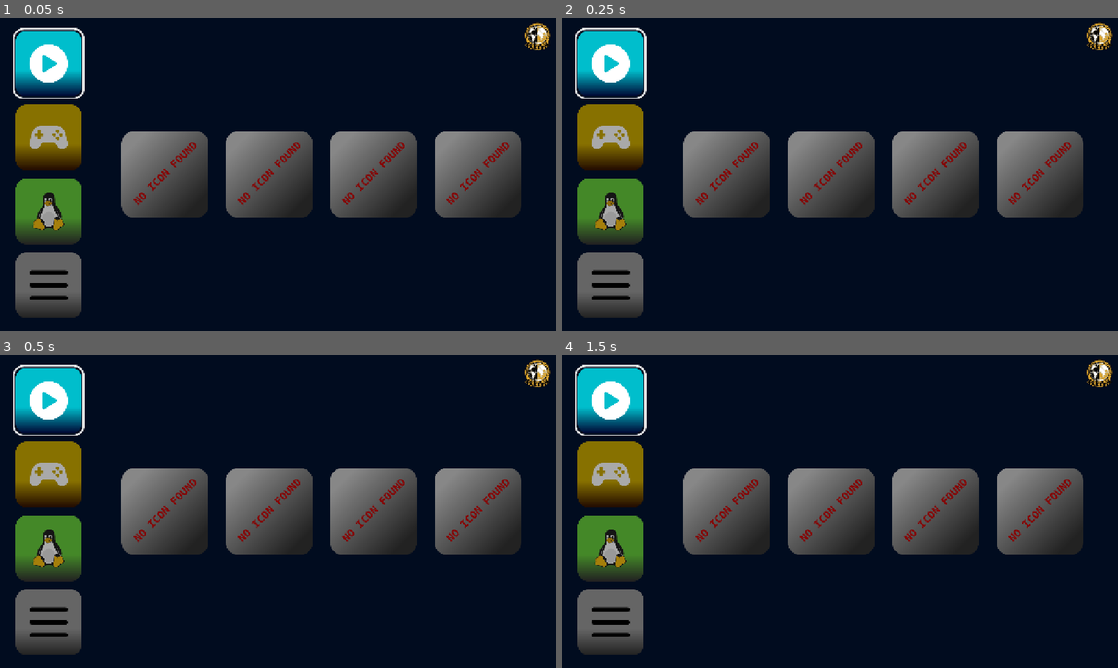
Above: before the commit, frames 1-4 (two rows, left to right).
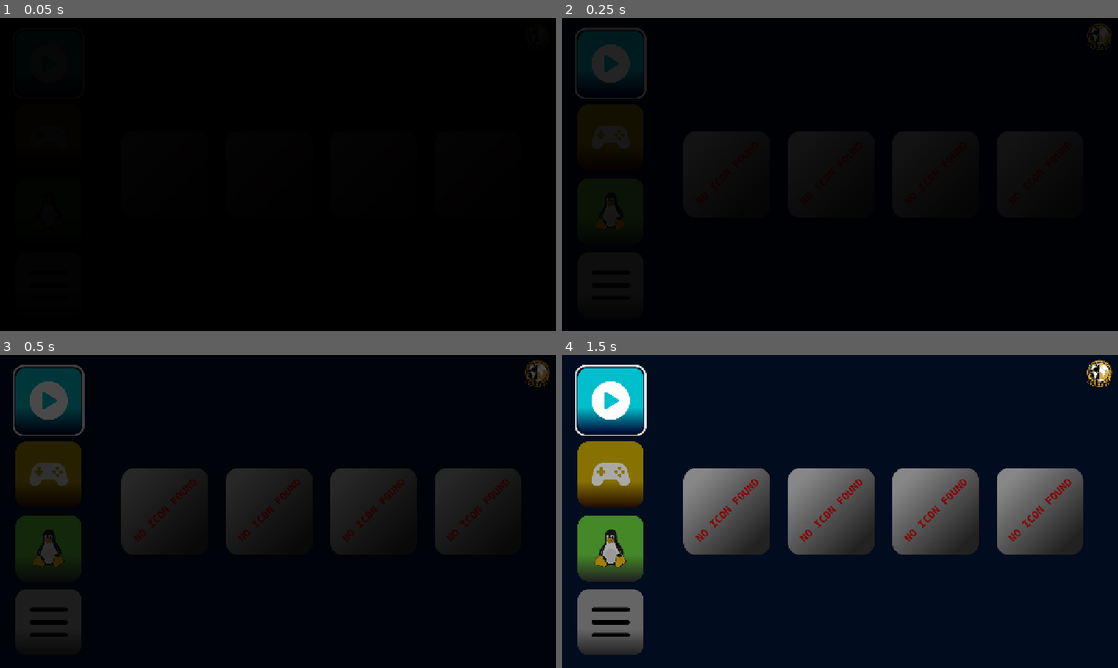
Above: after the commit, the same moments.

Repository: BZ-Interactive/BZ-Big-Picture
Game: Godot game, scene res://main.tscn
Two runs of this game, one before a commit and one after it. Both use one fixed random seed, a clock stepped at 60 frames per second and the inputs below.
Inputs:
- Up to frame 1 (0.05 s): no input
- Up to frame 2 (0.25 s): no input
- Up to frame 3 (0.5 s): no input
- Up to frame 4 (1.5 s): click "App Name" at 0.5 s; click "App Name" at 1.25 s

The runs differ from the first frame. In frame 1, 100% of the frame differs, in the area x 0-100%, y 0-100%; in frame 2, 100%; in frame 3, 27%; in frame 4, nothing differs.

Commit message:
Add Sounds to navigation

Diff:
--- a/Assets/Scripts/Buttons/app_button.gd
+++ b/Assets/Scripts/Buttons/app_button.gd
@@ -36,10 +36,12 @@
 	if command.begins_with("~/"): # home replace
 		command = command.replace("~", OS.get_environment("HOME"))
 	Main.launch_app(command)
+	Main.sound_player.play_select_sound()
 
 func _on_focus_entered() -> void:
 	self_modulate = hover_color
 	outline.visible = true
+	Main.sound_player.play_app_move_sound()
 
 func _on_focus_exited() -> void:
 	self_modulate = normal_color
--- a/Assets/Scripts/Buttons/menu_button.gd
+++ b/Assets/Scripts/Buttons/menu_button.gd
@@ -5,7 +5,6 @@
 @export var normal_color: Color = Color.DARK_GRAY
 
 @export var context_page: GridContainer
-
 @onready var outline: TextureRect = self.get_child(0)
 
 func _ready():
@@ -31,6 +30,7 @@
 	outline.visible = true
 	self_modulate = hover_color
 	open_page()
+	Main.sound_player.play_menu_move_sound()
 
 func _on_focus_exited() -> void:
 	outline.visible = false
--- a/Assets/Scripts/launcher_manager.gd
+++ b/Assets/Scripts/launcher_manager.gd
@@ -124,6 +124,7 @@
 
 	var brightness = config.get_value("main", "brightness", 1.0)
 	var idle_time = config.get_value("main", "idle_time", 300)
+	var volume_level = config.get_value("main", "volume", 1.0)
 
 	# assign main variables
 	_load_font(config.get_value("main", "font", ""))
@@ -137,5 +138,7 @@
 	# dimming settings
 	Main.screen_dimmer.darkness = clampf(1.0 - brightness, 0.0, 0.9)
 	Main.screen_dimmer.idle_time = idle_time
+	# sound settings
+	Main.sound_player.volume_linear = volume_level
 	_instantiate_buttons()
 	return true
--- a/Assets/Scripts/main.gd
+++ b/Assets/Scripts/main.gd
@@ -2,6 +2,7 @@
 
 var menu_switcher: MenuSwitcher
 var screen_dimmer: ScreenDimmer
+var sound_player: SoundPlayer
 
 var active_fps: int = 60
 var background_fps: int = 2
--- a/Assets/Scripts/screen_dimmer.gd
+++ b/Assets/Scripts/screen_dimmer.gd
@@ -2,6 +2,7 @@
 
 const DIM_DURATION: float = 1.0
 const WAKE_DURATION: float = 0.5
+const INTRO_DURATION: float = 1.75
 
 @onready var idle_timer: Timer = $"Idle Timer"
 var idle_time: float = 600
@@ -27,8 +28,15 @@
 	idle_timer.timeout.disconnect(_on_idle_timeout)
 	Main.buttons_ready.disconnect(_init_screen_dimmer)
 
+func _play_intro() -> void:
+	self.color.a = 1.0
+	Main.sound_player.play_startup_chime()
+	dim_tween = create_tween()
+	await dim_tween.tween_property(self, "color:a", 0.0, INTRO_DURATION).finished
+	self.color.a = darkness
+
 func _init_screen_dimmer() -> void:
-	self.color.a = darkness
+	_play_intro()
 	idle_timer.wait_time = idle_time - DIM_DURATION
 	idle_timer.start()
 
--- /dev/null
+++ b/Assets/Scripts/sound_player.gd
@@ -0,0 +1,38 @@
+class_name SoundPlayer extends AudioStreamPlayer
+
+@export var app_move: AudioStream
+@export var menu_move: AudioStream
+@export var ui_select: AudioStream
+
+@onready var chime_player: AudioStreamPlayer = $"Chime Player"
+#@export var exit_chime: AudioStream
+var first_menu_focus: bool = true
+
+func _init() -> void:
+	Main.sound_player = self
+
+func _play_sound(sound: AudioStream) -> void:
+	stop()
+	self.stream = sound
+	play()
+
+func play_startup_chime() -> void:
+	chime_player.volume_linear = self.volume_linear
+	chime_player.play()
+
+# needs hardcoding the system buttons which im not willing to do
+#func play_exit_chime() -> void:
+#	chime_player.stream = exit_chime
+#	chime_player.play()
+
+func play_menu_move_sound() -> void:
+	if first_menu_focus: # dont play the first time
+		first_menu_focus = false
+		return
+	_play_sound(menu_move)
+
+func play_app_move_sound() -> void:
+	_play_sound(app_move)
+
+func play_select_sound() -> void:
+	_play_sound(ui_select)
--- a/config.cfg
+++ b/config.cfg
@@ -12,6 +12,7 @@
 utilities_disabled=false ; Disables utilities category
 brightness=1.0 ; 1.0 is 100%
 idle_time=300 ; in seconds
+volume=1.0 ; 1.0 is 100%, can be values above 1.0 for more volume
 
 [media.kew]
 name="Music"
--- a/main.tscn
+++ b/main.tscn
@@ -12,6 +12,11 @@
 [ext_resource type="Script" uid="uid://xkufbuddm5qa" path="res://Assets/Scripts/Buttons/menu_button.gd" id="6_ryguw"]
 [ext_resource type="Texture2D" uid="uid://bndst3huthgxt" path="res://Assets/Icons/svg/Menus/system.svg" id="6_xuqvo"]
 [ext_resource type="Script" uid="uid://ykbom2bclkpj" path="res://Assets/Scripts/screen_dimmer.gd" id="12_dg77c"]
+[ext_resource type="Script" uid="uid://ig0ie4n8fsvf" path="res://Assets/Scripts/sound_player.gd" id="13_ycdy4"]
+[ext_resource type="AudioStream" uid="uid://ctp4gbx1uim2o" path="res://Assets/Sounds/startup_chime.wav" id="14_2cqfq"]
+[ext_resource type="AudioStream" uid="uid://boningitoxav1" path="res://Assets/Sounds/ui_move.wav" id="14_074og"]
+[ext_resource type="AudioStream" uid="uid://0ooslfm7sq85" path="res://Assets/Sounds/menu_move.wav" id="14_yaehf"]
+[ext_resource type="AudioStream" uid="uid://di827pbqyt012" path="res://Assets/Sounds/app_select.wav" id="16_074og"]
 
 [node name="Main" type="Control" unique_id=1969664079]
 layout_mode = 3
@@ -242,3 +247,12 @@
 [node name="Idle Timer" type="Timer" parent="Screen Dimmer ColorRect" unique_id=1282893471]
 wait_time = 10.0
 one_shot = true
+
+[node name="AudioStreamPlayer" type="AudioStreamPlayer" parent="." unique_id=652681]
+script = ExtResource("13_ycdy4")
+app_move = ExtResource("14_074og")
+menu_move = ExtResource("14_yaehf")
+ui_select = ExtResource("16_074og")
+
+[node name="Chime Player" type="AudioStreamPlayer" parent="AudioStreamPlayer" unique_id=2102812372]
+stream = ExtResource("14_2cqfq")
Not shown, added: Assets/Scripts/sound_player.gd.uid
Not shown, added: Assets/Sounds/app_select.wav.import
Not shown, added: Assets/Sounds/menu_move.wav.import
Not shown, added: Assets/Sounds/startup_chime.wav.import
Not shown, added: Assets/Sounds/ui_move.wav.import
Not shown, added: Assets/Sounds/app_select.wav
Not shown, added: Assets/Sounds/menu_move.wav
Not shown, added: Assets/Sounds/startup_chime.wav
Not shown, added: Assets/Sounds/ui_move.wav
